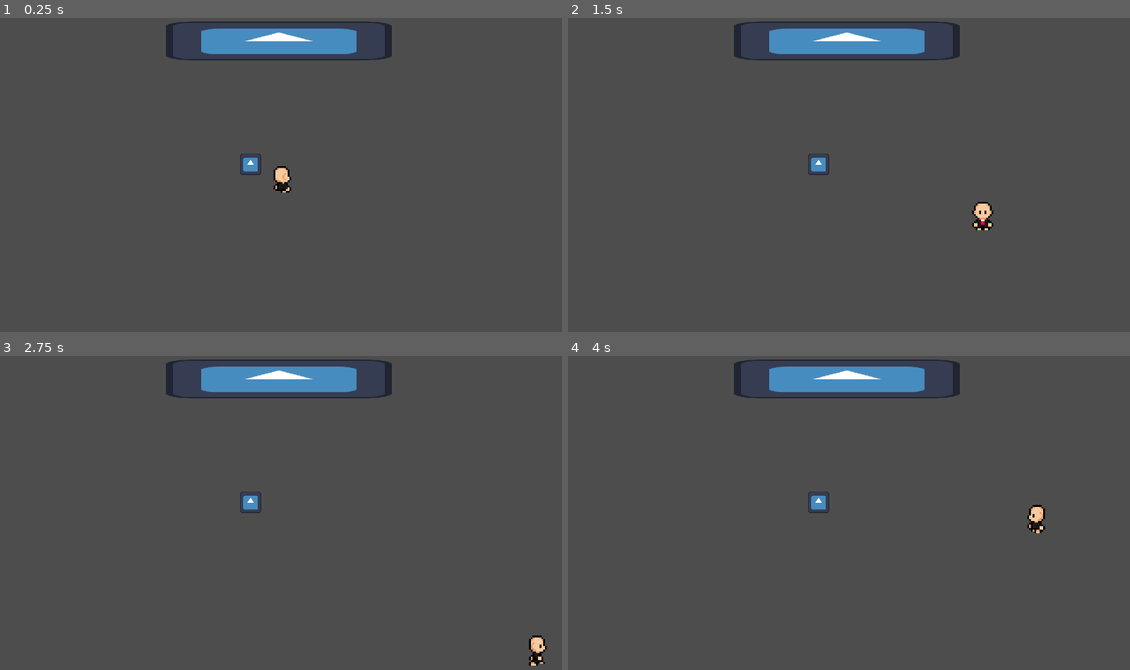
Above: before the commit, frames 1-4 (two rows, left to right).
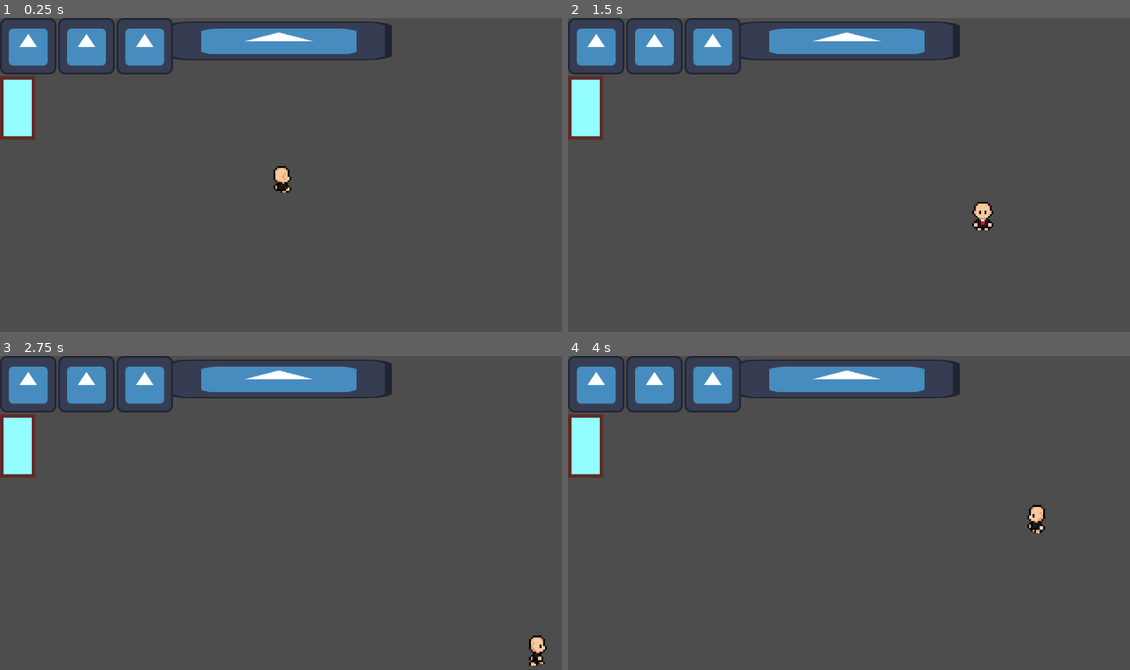
Above: after the commit, the same moments.

Repository: SpicyTime/JamsepticeyeGame
Game: Godot game, scene res://main/main.tscn
The game is run twice, just before and just after one commit, with the same random seed, the same clock (stepped at 60 frames per second) and the same inputs. The engine's default icon, where the game draws it, is replaced by a stand-in: a white triangle on a blue panel in a dark square.
Inputs:
- Up to frame 1 (0.25 s): no input
- Up to frame 2 (1.5 s): tap Enter at 0.5 s; hold D (move_right) 0.53-1.28 s; tap Z (activate_ability) at 0.6, 1.35 s; hold S (move_down) from 1.28 s (still down)
- Up to frame 3 (2.75 s): release S (move_down) at 2.03 s; hold D (move_right) from 2.03 s (still down); tap Z (activate_ability) at 2.1 s
- Up to frame 4 (4 s): release D (move_right) at 2.78 s; hold W (move_up) 2.78-3.53 s; tap Z (activate_ability) at 2.85, 3.6 s; hold A (move_left) from 3.53 s (still down)

The runs differ from the first frame. In frame 1, 4.6% of the frame differs, in the area x 0-47%, y 0-50%; in frame 2, 4.6%; in frame 3, 4.6%; in frame 4, 4.6%.

Commit message:
Added the HUD

Diff:
--- a/game/game.tscn
+++ b/game/game.tscn
@@ -5,7 +5,6 @@
 [node name="Game" type="Node2D"]
 
 [node name="Camera2D" type="Camera2D" parent="."]
-visibility_layer = 3
 position = Vector2(0, -1)
 
 [node name="LevelManager" type="Node" parent="."]
--- a/interactables/interactable.gd
+++ b/interactables/interactable.gd
@@ -1,7 +1,6 @@
 extends Node
 class_name Interactable
 var interactable_area: Area2D = null
-
 func _ready() -> void:
 	SignalManager.interacted.connect(_on_interact)
 	interactable_area = get_child(0)
@@ -20,9 +19,8 @@
 		get_parent().remove_from_group("Current Interactables")
 		print("Interactable Exited")
 
-func _on_interact(actor: Node2D) -> void:
+
+func _on_interact(actor: Node2D, player: Player) -> void:
 	var parent: Node2D = get_parent()
-	print(parent.is_in_group("Current Interactables"))
-	print(actor == parent)
 	if parent.is_in_group("Current Interactables") and actor == parent:
-		parent.handle_interact()
+		parent.handle_interact(player)
--- a/interactables/traps/spike_trap.gd
+++ b/interactables/traps/spike_trap.gd
@@ -1,6 +1,20 @@
 extends Node2D
-
-func handle_interact() -> void:
+var mana_cost: int = 20
+var disabled: bool = false
+var revealed: bool = false
+func _ready() -> void:
+	SignalManager.swapped_live_mode.connect(func(alive):
+		print("Swtitched")
+		if alive and not revealed:
+			visible = false
+		else:
+			visible = true
+			print("Showing")
+		)
+func handle_interact(player: Player) -> void:
 	print("Handling interact")
 	$Hitbox/CollisionShape2D.disabled = true
 	$Interactable/Area2D/CollisionShape2D.disabled = true
+	if not disabled:
+		player.consume_mana(mana_cost)
+	disabled = true
--- a/interactables/traps/spike_trap.tscn
+++ b/interactables/traps/spike_trap.tscn
@@ -12,6 +12,8 @@
 size = Vector2(88, 88)
 
 [node name="SpikeTrap" type="Node2D"]
+visible = false
+clip_children = 2
 scale = Vector2(0.125, 0.125)
 script = ExtResource("1_xndjj")
 
--- a/main/autoloads/signal_manager.gd
+++ b/main/autoloads/signal_manager.gd
@@ -1,5 +1,11 @@
 extends Node
+#Player
+signal player_mana_changed(value: float)
+signal interacted(actor: Node2D)
+signal swapped_live_mode(alive: bool)
 signal spirit_search
-signal interacted(actor: Node2D)
 signal player_fully_dead
+signal player_resurrect
+signal mana_consumed
+# Level System
 signal level_complete
--- a/main/autoloads/ui_manager.gd
+++ b/main/autoloads/ui_manager.gd
@@ -5,24 +5,26 @@
 
 }
 var ui_menus: Dictionary[String, Control] = {}
+
 ## Preload overlays ##
-
 enum UiOverlayType{
-
+	HUD
 }
 var ui_overlays: Dictionary[String, Control] = {}
 
 var active_overlays: Array[Control] = []
 var active_menu: Control = null
-func set_up_ui(canvas_item: CanvasItem) -> void:
-	var overlays: Control = canvas_item.get_child(0)
-	var menus: Control = canvas_item.get_child(1)
+func set_up_ui(canvas_layer: CanvasLayer) -> void:
+	var overlays: Control = canvas_layer.get_child(0)
+	var menus: Control = canvas_layer.get_child(1)
 	# Sets up menus
 	for menu in menus.get_children():
 		ui_menus.set(menu.name, menu)
 	# Sets up overlays
 	for overlay in overlays.get_children():
 		ui_overlays.set(overlay.name, overlay)
+		print(overlay.name)
+	show_overlay("Hud")
 
 
 func show_overlay(overlay_key: String) -> void:
--- /dev/null
+++ b/main/main.gd
@@ -0,0 +1,5 @@
+extends Node
+@onready var ui_manager: CanvasLayer = $UIManager
+
+func _ready() -> void:
+	UiManager.set_up_ui(ui_manager)
--- a/main/main.tscn
+++ b/main/main.tscn
@@ -1,7 +1,35 @@
-[gd_scene load_steps=2 format=3 uid="uid://c22a4qkxl41e4"]
+[gd_scene load_steps=4 format=3 uid="uid://c22a4qkxl41e4"]
 
 [ext_resource type="PackedScene" uid="uid://btd7tfi2uo2wb" path="res://game/game.tscn" id="1_53q0u"]
+[ext_resource type="Script" uid="uid://bxictdefuirkq" path="res://main/main.gd" id="1_xwkvk"]
+[ext_resource type="PackedScene" uid="uid://cvgt6m3tjswig" path="res://ui/hud.tscn" id="2_pjrb6"]
 
 [node name="Main" type="Node"]
+script = ExtResource("1_xwkvk")
 
 [node name="Game" parent="." instance=ExtResource("1_53q0u")]
+
+[node name="UIManager" type="CanvasLayer" parent="."]
+
+[node name="Overlays" type="Control" parent="UIManager"]
+layout_mode = 3
+anchors_preset = 15
+anchor_right = 1.0
+anchor_bottom = 1.0
+grow_horizontal = 2
+grow_vertical = 2
+
+[node name="Hud" parent="UIManager/Overlays" instance=ExtResource("2_pjrb6")]
+visible = false
+layout_mode = 1
+anchors_preset = 0
+anchor_right = 0.0
+anchor_bottom = 0.0
+grow_horizontal = 1
+grow_vertical = 1
+
+[node name="Menus" type="Control" parent="UIManager"]
+layout_mode = 3
+anchors_preset = 0
+offset_right = 40.0
+offset_bottom = 40.0
--- a/player/player.gd
+++ b/player/player.gd
@@ -6,8 +6,8 @@
 var movement_vector: Vector2 = Vector2.ZERO
 var resurrection_count: int = 0
 var max_resurrection_count: int = 3
-var max_mana: float = 100.0
-var current_mana: float = max_mana
+var max_mana: int = 100
+var current_mana: int = max_mana
 var mana_drain: float = 0.01
 var body_position: Vector2 = Vector2.ZERO
 var prev_animation_path: String = ""
@@ -25,7 +25,7 @@
 			else:
 				swap_living_status(true)
 		if Input.is_action_just_pressed("activate_ability"):
-			SignalManager.interacted.emit(get_tree().get_first_node_in_group("Current Interactables"))
+			SignalManager.interacted.emit(get_tree().get_first_node_in_group("Current Interactables"), self)
 
 
 func _physics_process(delta: float) -> void:
@@ -76,6 +76,11 @@
 	$AnimatedSprite2D.play(animation_path)
 
 
+func consume_mana(amount: int):
+	current_mana -= amount
+	SignalManager.player_mana_changed.emit(current_mana)
+
+
 func resurrect() -> void:
 	print("Resurrecting")
 	active_state = $LivingState
@@ -92,6 +97,7 @@
 	# Invincibility
 	$Hurtbox.set_collision_mask_value(2, false)
 	$InvincibilityTimer.start()
+	SignalManager.player_resurrect.emit()
 
 
 func die() -> void:
@@ -112,6 +118,7 @@
 	# Handles life
 	elif living and active_state != $LivingState and resurrection_count <  max_resurrection_count :
 		resurrect()
+	SignalManager.swapped_live_mode.emit(living)
 
 
 func spawn_body() -> void:
@@ -127,7 +134,8 @@
 
 
 func _on_mana_drain_timer_timeout() -> void:
-	current_mana -= max_mana * mana_drain
+	var passive_mana_removal: int =  int(max_mana * mana_drain)
+	consume_mana(passive_mana_removal)
 	if current_mana <= 1:
 		swap_living_status(true)
 
--- a/project.godot
+++ b/project.godot
@@ -18,6 +18,11 @@
 [autoload]
 
 SignalManager="*res://main/autoloads/signal_manager.gd"
+UiManager="*res://main/autoloads/ui_manager.gd"
+
+[debug]
+
+gdscript/warnings/unused_signal=0
 
 [display]
 
--- /dev/null
+++ b/ui/hud.gd
@@ -0,0 +1,23 @@
+extends Control
+var resurrection_stones: Array[TextureRect] = []
+var current_stone_index: int = 2
+@onready var resurrect_stone_1: TextureRect = $Resurrections/ResurrectStone1
+@onready var resurrection_stone_2: TextureRect = $Resurrections/ResurrectionStone2
+@onready var resurrection_stone_3: TextureRect = $Resurrections/ResurrectionStone3
+@onready var spirit_mana_bar: TextureProgressBar = $SpiritManaBar
+
+
+
+func _ready() -> void:
+	resurrection_stones = [resurrect_stone_1, resurrection_stone_2, resurrection_stone_3]
+	# Removes a resurrection stone every time the player resurrects
+	SignalManager.player_resurrect.connect(func():
+		if current_stone_index >= 0:
+			resurrection_stones[current_stone_index].visible = false
+		current_stone_index -= 1
+		)
+	SignalManager.player_mana_changed.connect(func(value: float):
+		spirit_mana_bar.value = value
+		)
+func reset() -> void:
+	pass
--- /dev/null
+++ b/ui/hud.tscn
@@ -0,0 +1,44 @@
+[gd_scene load_steps=5 format=3 uid="uid://cvgt6m3tjswig"]
+
+[ext_resource type="Script" uid="uid://to1l3ios7ilc" path="res://ui/hud.gd" id="1_276te"]
+[ext_resource type="Texture2D" uid="uid://dwdba0j101xbf" path="res://icon.svg" id="1_rbyyf"]
+[ext_resource type="Texture2D" uid="uid://cgdk8blma7gop" path="res://game/ProgressHolder.png" id="3_7ihmi"]
+[ext_resource type="Texture2D" uid="uid://diesjuq6succ8" path="res://game/Progress.png" id="4_en2x2"]
+
+[node name="Hud" type="Control"]
+layout_mode = 3
+anchors_preset = 15
+anchor_right = 1.0
+anchor_bottom = 1.0
+grow_horizontal = 2
+grow_vertical = 2
+script = ExtResource("1_276te")
+
+[node name="Resurrections" type="HBoxContainer" parent="."]
+layout_mode = 0
+offset_right = 392.0
+offset_bottom = 128.0
+scale = Vector2(0.25, 0.25)
+
+[node name="ResurrectStone1" type="TextureRect" parent="Resurrections"]
+layout_mode = 2
+texture = ExtResource("1_rbyyf")
+
+[node name="ResurrectionStone2" type="TextureRect" parent="Resurrections"]
+layout_mode = 2
+texture = ExtResource("1_rbyyf")
+
+[node name="ResurrectionStone3" type="TextureRect" parent="Resurrections"]
+layout_mode = 2
+texture = ExtResource("1_rbyyf")
+
+[node name="SpiritManaBar" type="TextureProgressBar" parent="."]
+layout_mode = 0
+offset_top = 33.0
+offset_right = 20.0
+offset_bottom = 69.0
+value = 100.0
+fill_mode = 3
+texture_under = ExtResource("3_7ihmi")
+texture_progress = ExtResource("4_en2x2")
+texture_progress_offset = Vector2(2, 2)
Binary file added: game/Progress.png
Not shown, added: game/Progress.png.import
Binary file added: game/ProgressHolder.png
Not shown, added: game/ProgressHolder.png.import
